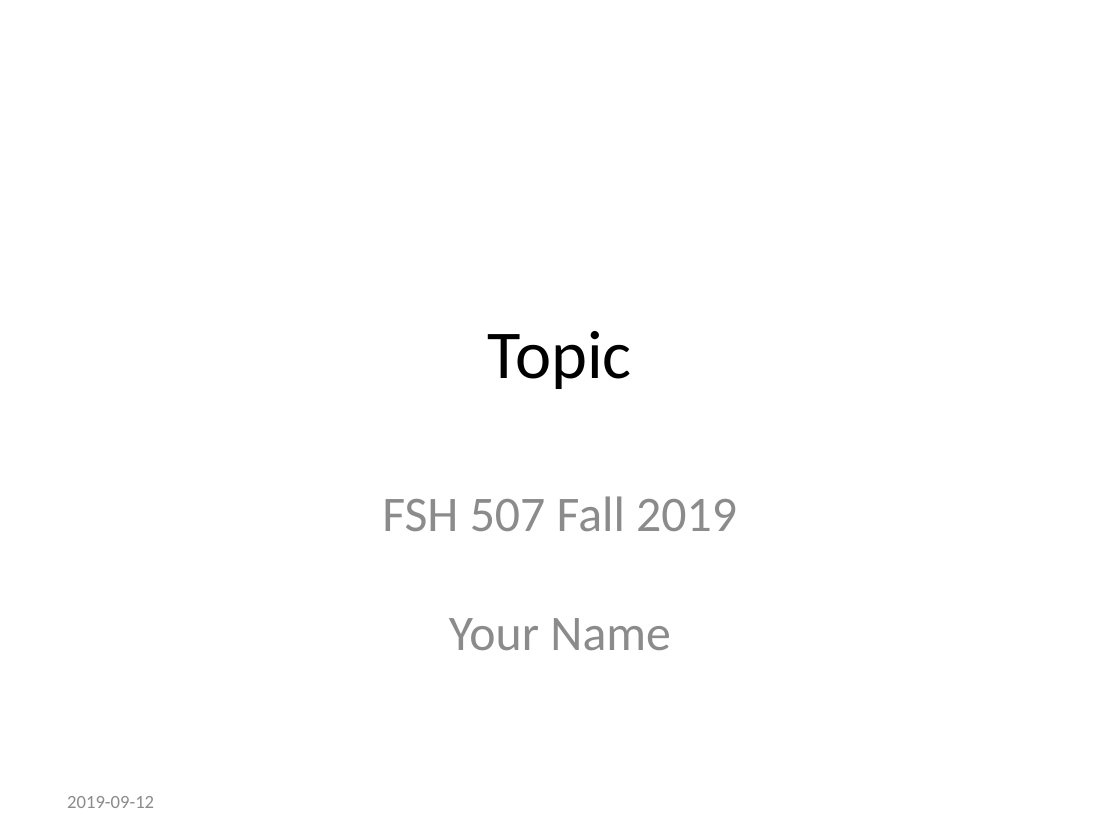
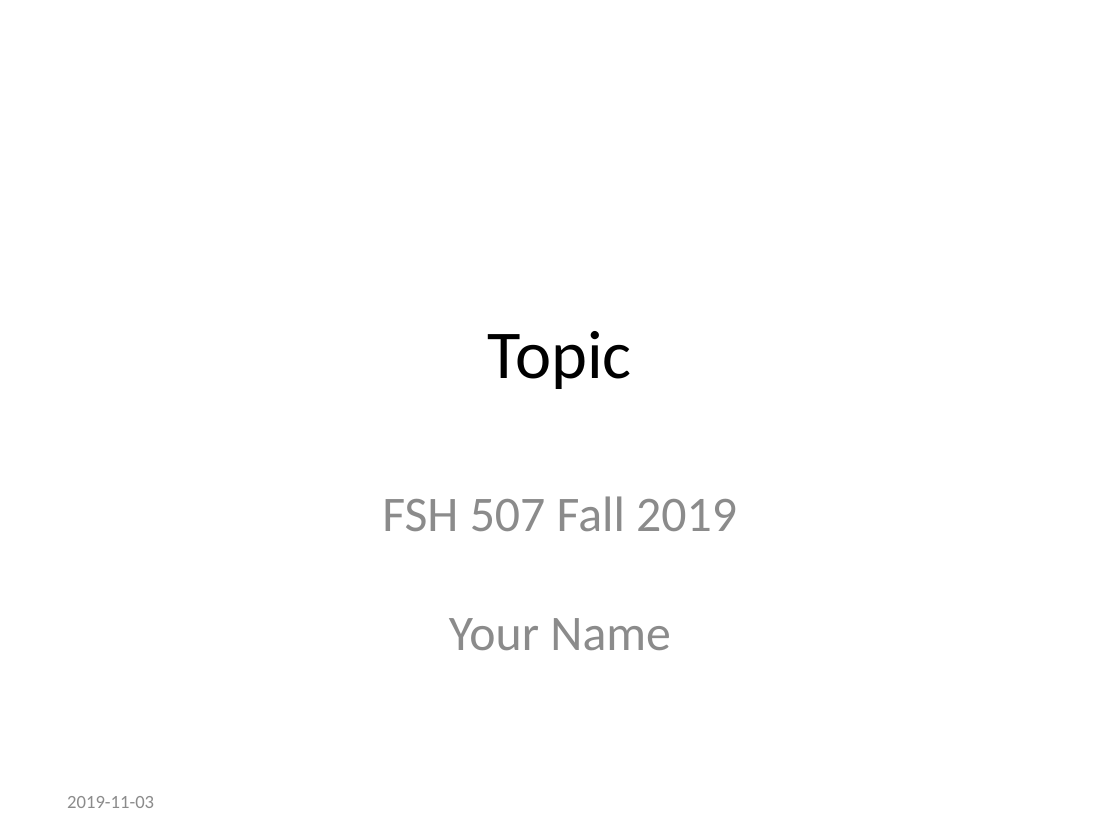
Before and after one commit to super-advanced-r-fall-2019/rmarkdown, a slide deck: slide 1 of presentations/lecture-presentation-template.pptx. Drawn at 1120x840 pixels with LibreOffice and Linux fonts; fonts in the diff are those of the drawing. Boxes give left, top, right and bottom in pixels: in the first picture for what was removed or moved away, otherwise in the second. Text is boxed around its words. In the diff, an @@ line names an element or a change of style, - is before the commit and + after.

Commit message:
pushing presentation

```diff
--- a/presentations/lecture-presentation-template.pptx
+++ b/presentations/lecture-presentation-template.pptx
@@ text at (x1=67, y1=796, x2=154, y2=808): text changed @@
-2019-09-12
+2019-11-03
```
Also in this commit, not shown: 18 other files.
